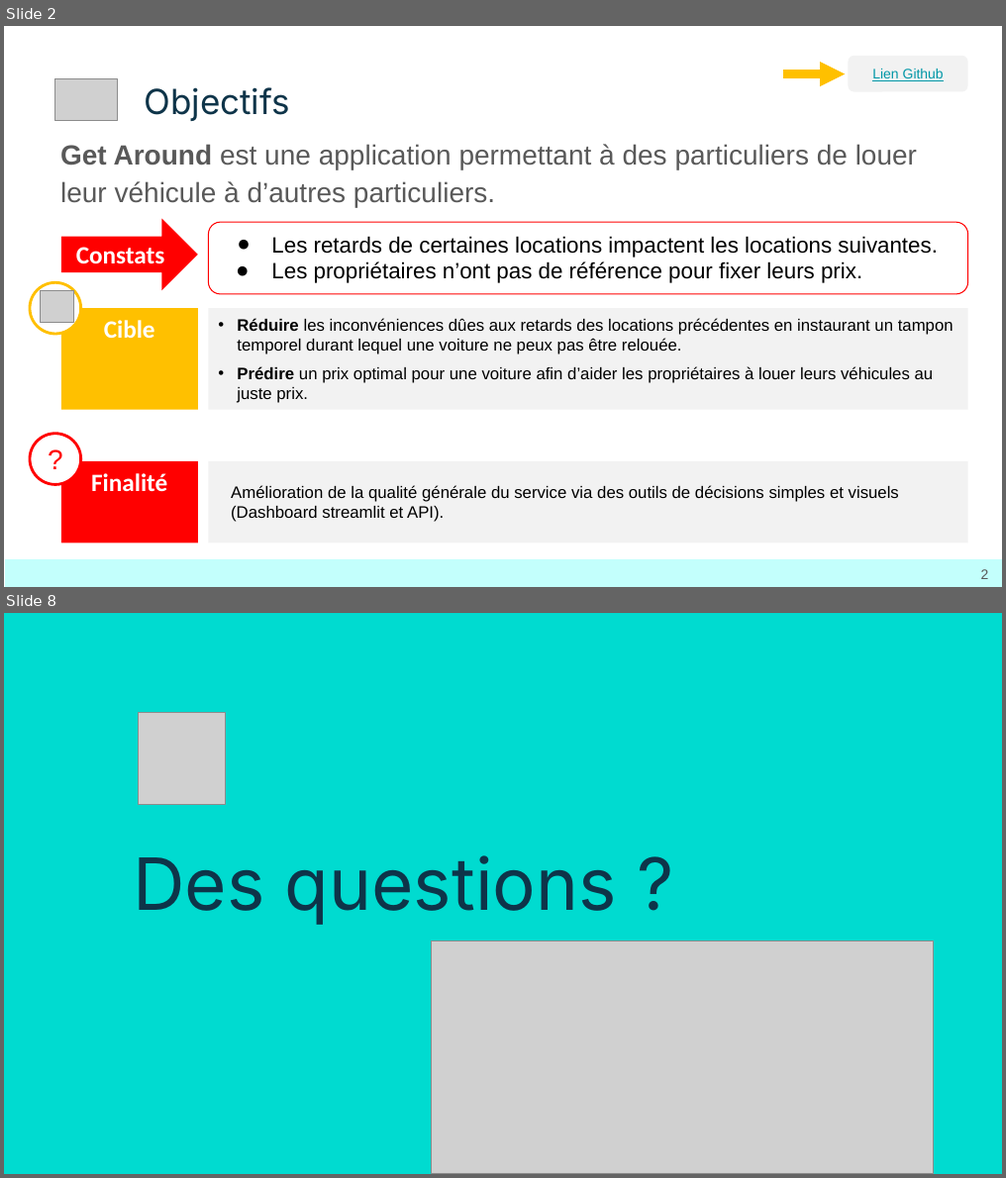
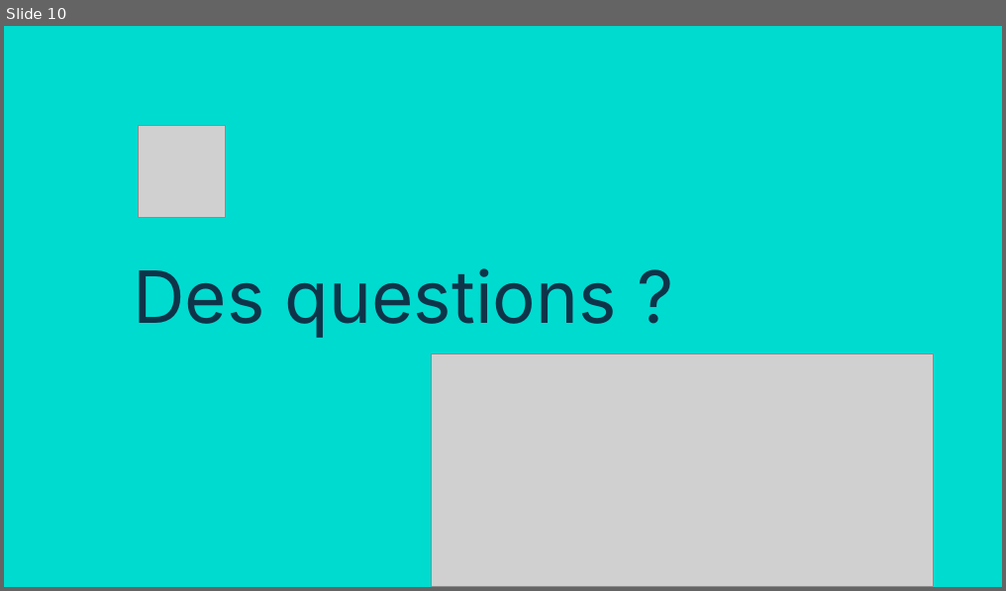
Before and after one commit to Sheikoh/Projet_Stripe, a slide deck: B2_Stripe.pptx. Shown one above the other, each under a label of ours: slides 2 and 8 before the commit, slide 10 after it; the slides between them are not shown. The pictures are 1006x1178 and 1006x591 pixels, drawn with LibreOffice and Linux fonts; fonts in the diff are those of the drawing; grey boxes stand for pictures. Boxes give left, top, right and bottom in pixels: in the first picture for what was removed or moved away, otherwise in the second. Text is boxed around its words. In the diff, an @@ line names an element or a change of style, - is before the commit and + after.

```diff
--- a/B2_Stripe.pptx
+++ b/B2_Stripe.pptx
@@ slide 2 removed at (x1=4, y1=26, x2=1002, y2=587), background #FFFFFF @@
@@ picture removed at (x1=54, y1=78, x2=118, y2=121) @@
@@ arrow removed from (782, 74) to (846, 74) @@
@@ rounded rectangle removed at (x1=848, y1=56, x2=968, y2=92) @@
@@ text removed at (x1=872, y1=69, x2=944, y2=81) @@
-Lien Github
@@ title removed at (x1=145, y1=87, x2=290, y2=121) @@
-Objectifs
@@ text removed at (x1=60, y1=144, x2=917, y2=207) @@
-Get Around est une application permettant à des particuliers de louer leur véhicule à d’autres particuliers.
@@ right arrow removed at (x1=60, y1=219, x2=198, y2=290) @@
-Constats
@@ rounded rectangle removed at (x1=209, y1=223, x2=968, y2=294) @@
-● Les retards de certaines locations impactent les locations suivantes.
-● Les propriétaires n’ont pas de référence pour fixer leurs prix.
@@ ellipse removed at (x1=30, y1=282, x2=81, y2=333) @@
@@ picture removed at (x1=40, y1=290, x2=74, y2=322) @@
@@ rectangle removed at (x1=60, y1=308, x2=198, y2=410) @@
-Cible
@@ rectangle removed at (x1=209, y1=308, x2=968, y2=410) @@
-• Réduire les inconvéniences dûes aux retards des locations précédentes en instaurant un tampon temporel durant lequel une voiture ne peux pas être relouée.
-• Prédire un prix optimal pour une voiture afin d’aider les propriétaires à louer leurs véhicules au juste prix.
@@ ellipse removed at (x1=30, y1=433, x2=81, y2=484) @@
-?
@@ rectangle removed at (x1=60, y1=461, x2=198, y2=543) @@
-Finalité
@@ rectangle removed at (x1=209, y1=461, x2=968, y2=543) @@
-Amélioration de la qualité générale du service via des outils de décisions simples et visuels (Dashboard streamlit et API).
@@ rectangle removed at (x1=5, y1=560, x2=1002, y2=586) @@
@@ page number removed at (x1=981, y1=570, x2=989, y2=579) @@
-2
@@ what was slide 8 is now slide 10 @@
```
Also in this commit, not shown: 1 slide changed, 8 slides added, 5 other slides removed, 1 other file.
